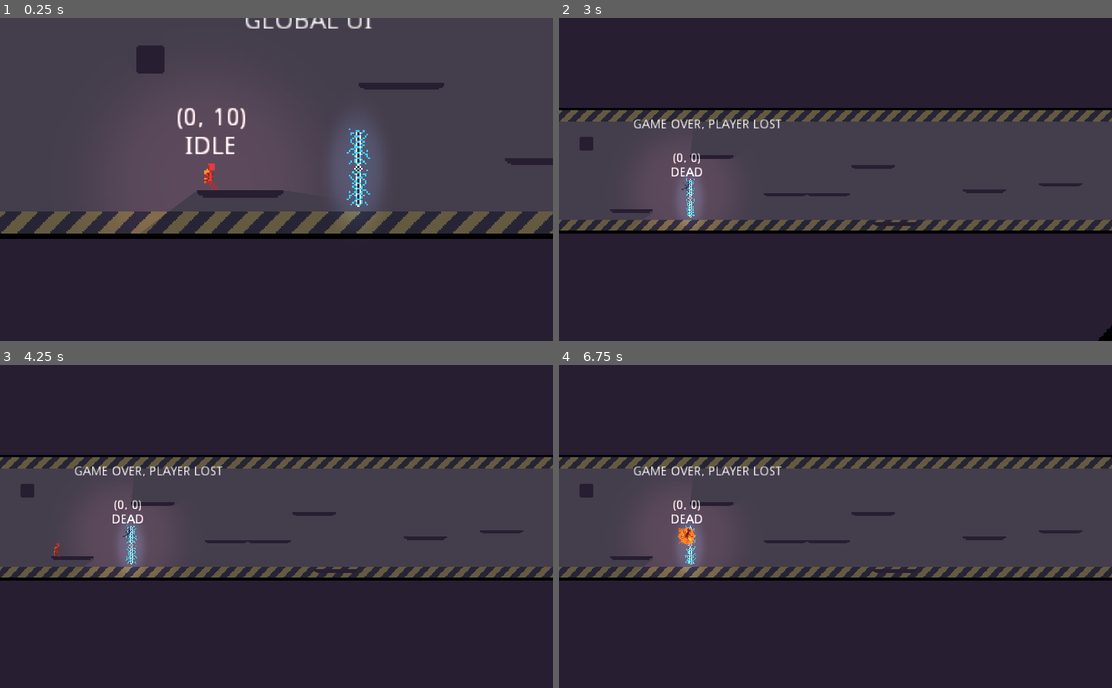
Above: before the commit, frames 1-4 (two rows, left to right).
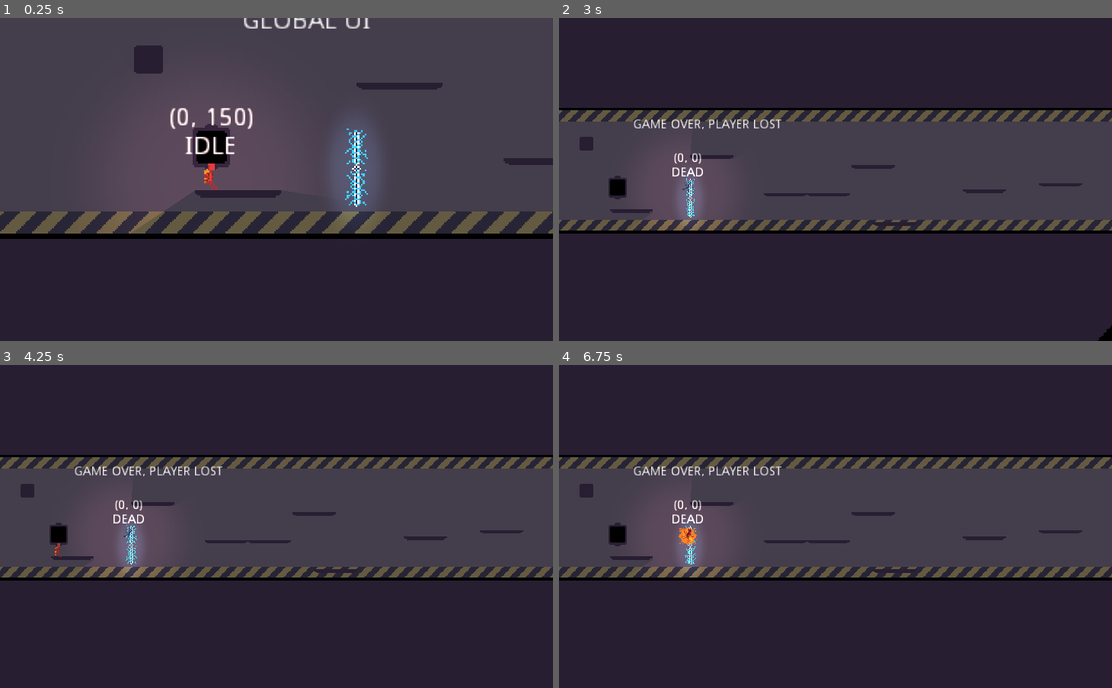
Above: after the commit, the same moments.

Repository: Wes-Ray/Jetpack-Jaywalker
Game: Godot game, scene res://Main.tscn
Same seed, same stepped clock (60 frames per second), same inputs: the game is played once before the commit and once after it.
Inputs (mouse positions are in pixels of both pictures, inside the frame that each line leads up to):
- Up to frame 1 (0.25 s): no input
- Up to frame 2 (3 s): move the mouse to (957, 163) at 0.52 s; hold D (move_right) 0.53-2.03 s; click (957, 163) at 0.6 s; tap Space (move_jump) at 0.77, 1.52, 2.75 s; move the mouse to (724, 195) at 1.27 s; click (724, 195) at 1.35 s; tap Enter at 2 s; move the mouse to (890, 108) at 2.02 s; hold A (move_left) 2.03-2.78 s; click (890, 108) at 2.1 s; move the mouse to (807, 244) at 2.77 s; hold D (move_right) from 2.78 s (still down); click (807, 244) at 2.85 s
- Up to frame 3 (4.25 s): keep holding D (move_right); tap Space (move_jump) at 3.02, 3.77 s; move the mouse to (442, 574) at 3.52 s; click (442, 574) at 3.6 s
- Up to frame 4 (6.75 s): move the mouse to (669, 478) at 4.27 s; release D (move_right) at 4.28 s; hold A (move_left) 4.28-5.03 s; click (669, 478) at 4.35 s; tap Space (move_jump) at 4.52, 6.02 s; move the mouse to (863, 526) at 5.02 s; hold D (move_right) 5.03-5.78 s; click (863, 526) at 5.1 s; move the mouse to (752, 445) at 5.77 s; hold A (move_left) from 5.78 s (still down); click (752, 445) at 5.85 s; move the mouse to (957, 510) at 6.52 s; click (957, 510) at 6.6 s

The runs differ from the first frame. In frame 1, 3.0% of the frame differs, in the area x 0-100%, y 0-67%; in frame 2, 0.4%; in frame 3, 0.4%; in frame 4, 0.5%.

Commit message:
added hatch

Diff:
--- a/Level.tscn
+++ b/Level.tscn
@@ -9,6 +9,7 @@
 [ext_resource path="res://World/flag.png" type="Texture" id=7]
 [ext_resource path="res://World/KillBoundary.tscn" type="PackedScene" id=8]
 [ext_resource path="res://World/Box.tscn" type="PackedScene" id=9]
+[ext_resource path="res://World/hatch.png" type="Texture" id=10]
 [ext_resource path="res://World/Wall.tscn" type="PackedScene" id=11]
 
 [sub_resource type="RectangleShape2D" id=1]
@@ -17,7 +18,10 @@
 script = ExtResource( 2 )
 
 [node name="SpawnPosition" type="Position2D" parent="."]
-position = Vector2( 307, 369 )
+position = Vector2( 307, 334 )
+
+[node name="Sprite" type="Sprite" parent="SpawnPosition"]
+texture = ExtResource( 10 )
 
 [node name="Defense" parent="." instance=ExtResource( 6 )]
 position = Vector2( 551, 343 )
--- a/Main.tscn
+++ b/Main.tscn
@@ -6,6 +6,7 @@
 [ext_resource path="res://World/Floor.tscn" type="PackedScene" id=4]
 [ext_resource path="res://World/wallpaper.png" type="Texture" id=5]
 [ext_resource path="res://Defense/Defense.tscn" type="PackedScene" id=6]
+[ext_resource path="res://World/hatch.png" type="Texture" id=7]
 [ext_resource path="res://World/Box.tscn" type="PackedScene" id=9]
 
 [sub_resource type="RectangleShape2D" id=1]
@@ -14,7 +15,10 @@
 script = ExtResource( 2 )
 
 [node name="SpawnPosition" type="Position2D" parent="."]
-position = Vector2( 307, 369 )
+position = Vector2( 308, 352 )
+
+[node name="Sprite" type="Sprite" parent="SpawnPosition"]
+texture = ExtResource( 7 )
 
 [node name="Defense" parent="." instance=ExtResource( 6 )]
 position = Vector2( 551, 343 )
Not shown: 1 places in Level.tscn that only renumber resources
Not shown: 1 places in Main.tscn that only renumber resources
Not shown, added: Player/icon.png.import
Binary file added: World/hatch.png
Not shown, added: World/hatch.png.import
